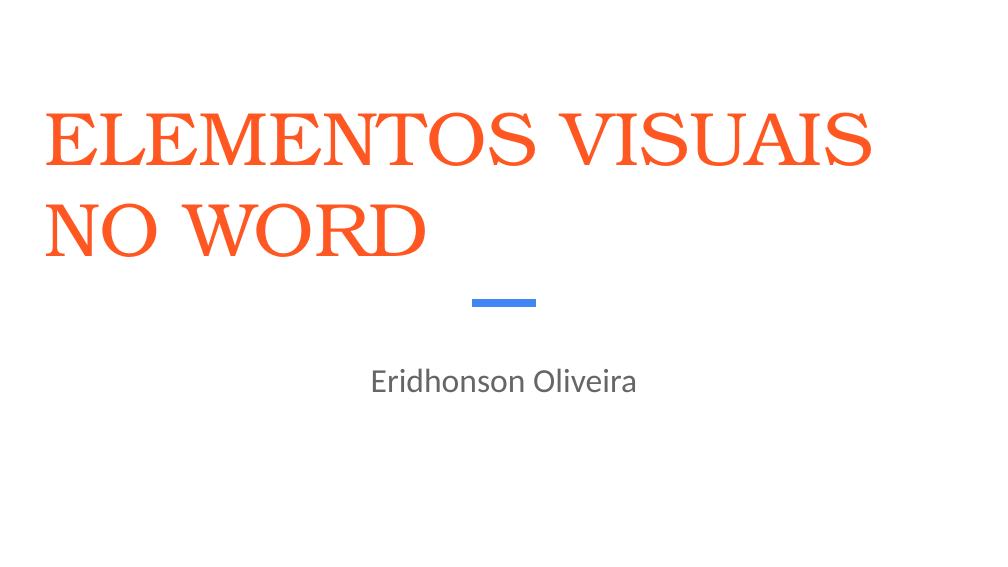
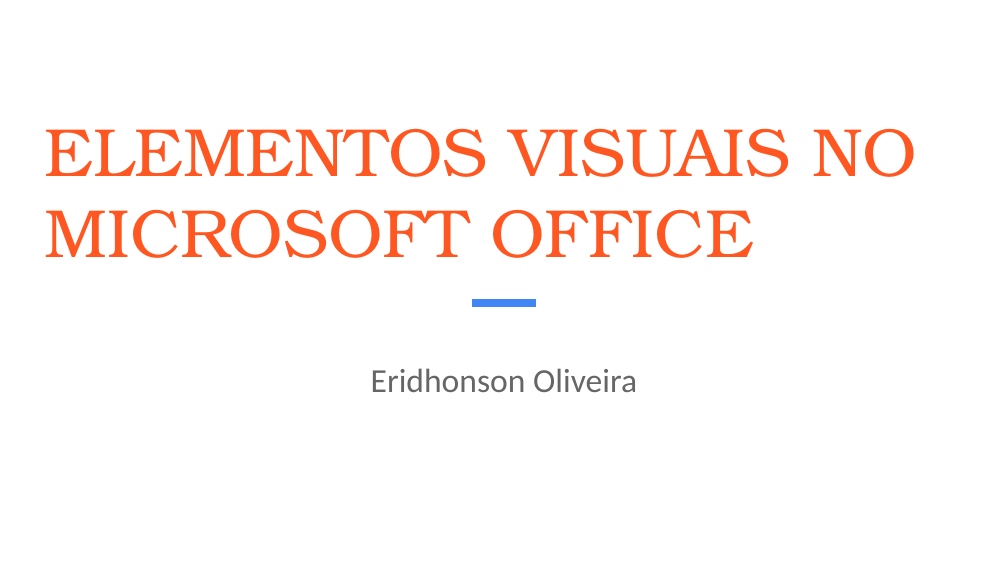
Before and after one commit to Eridhonson/informatica, a slide deck: slide 1 of Word/ELEMENTOS VISUAIS NO WORD.pptx. Drawn at 1008x567 pixels with LibreOffice and Linux fonts; fonts in the diff are those of the drawing. Boxes give left, top, right and bottom in pixels: in the first picture for what was removed or moved away, otherwise in the second. Text is boxed around its words. In the diff, an @@ line names an element or a change of style, - is before the commit and + after.

```diff
--- a/Word/ELEMENTOS VISUAIS NO WORD.pptx
+++ b/Word/ELEMENTOS VISUAIS NO WORD.pptx
@@ title at [44, 128, 916, 258]: text changed; size 54 to 48.6 pt @@
-ELEMENTOS VISUAIS NO WORD
+ELEMENTOS VISUAIS NO MICROSOFT OFFICE
```
Also in this commit, not shown: 1 other slide changed, 2 slides added.
